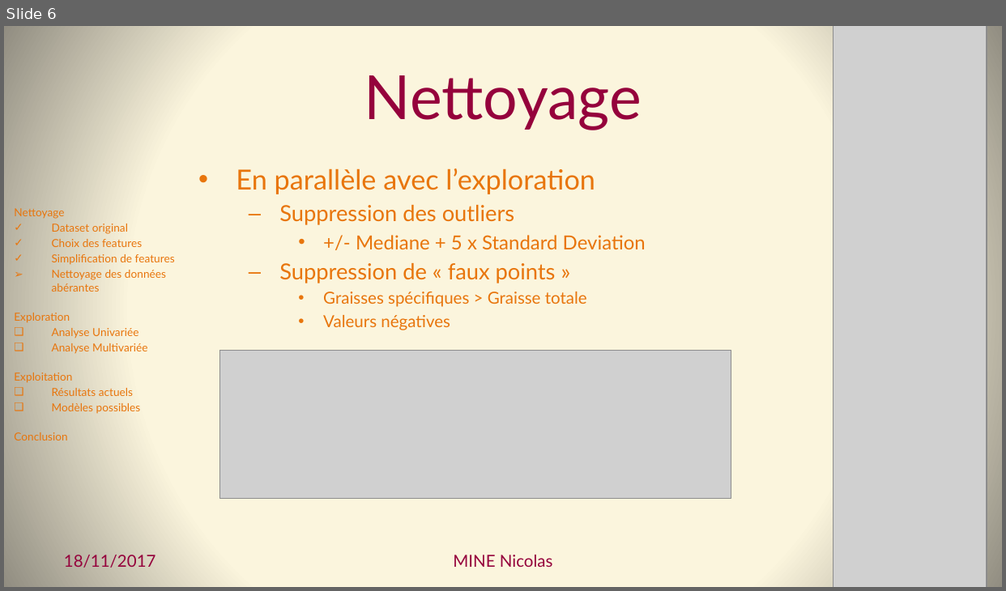
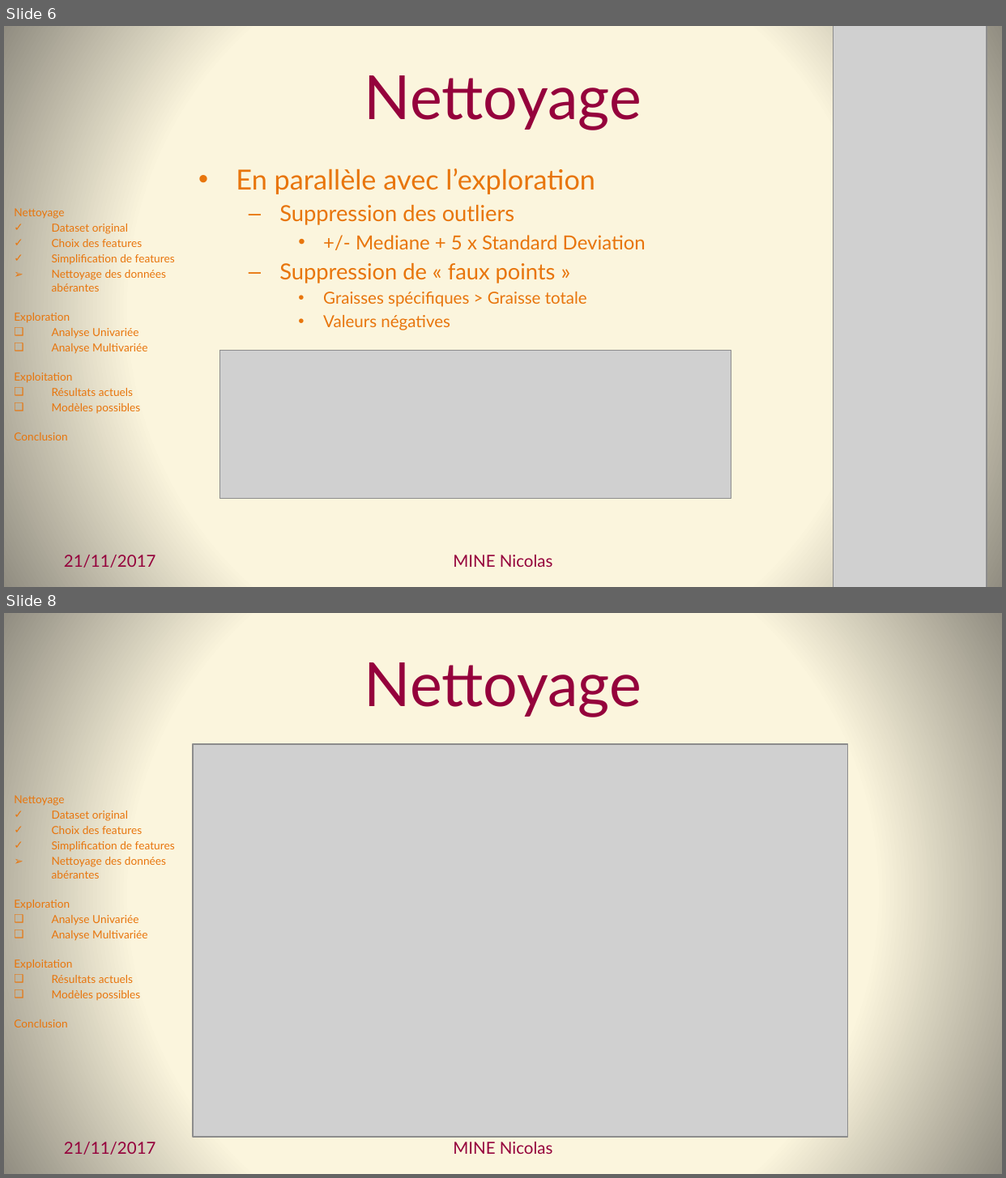
Before and after one commit to Coni63/OC_DS, a slide deck: Projet 2 - donnees nutritionnelles/Presentation-Projet_2.pptx. Shown one above the other, each under a label of ours: slide 6 before the commit, slides 6 and 8 after it; the slides between them are not shown. The pictures are 1006x591 and 1006x1178 pixels, drawn with LibreOffice and Linux fonts; fonts in the diff are those of the drawing; grey boxes stand for pictures. Boxes give left, top, right and bottom in pixels: in the first picture for what was removed or moved away, otherwise in the second. Text is boxed around its words. In the diff, an @@ line names an element or a change of style, - is before the commit and + after.

```diff
--- a/Projet 2 - donnees nutritionnelles/Presentation-Projet_2.pptx
+++ b/Projet 2 - donnees nutritionnelles/Presentation-Projet_2.pptx
@@ slide 8 added at (x1=4, y1=613, x2=1002, y2=1174), background gradient #FCF7DD to #918E81 @@
@@ title added at (x1=364, y1=662, x2=642, y2=717), 44 pt, text #95023C @@
+Nettoyage
@@ picture added at (x1=193, y1=745, x2=847, y2=1138) @@
@@ text added at (x1=14, y1=795, x2=175, y2=1001), 8 pt, text #E8750C @@
+Nettoyage
+✓ Dataset original
+✓ Choix des features
+✓ Simplification de features
+➢ Nettoyage des données abérantes
+Exploration
+❑ Analyse Univariée
+❑ Analyse Multivariée
+Exploitation
+❑ Résultats actuels
+❑ Modèles possibles
+Conclusion
@@ text added at (x1=64, y1=1142, x2=156, y2=1155), 12 pt, text #95023C @@
+21/11/2017
@@ text added at (x1=453, y1=1142, x2=553, y2=1154), 12 pt, text #95023C @@
+MINE Nicolas
@@ slide 6 changed as well @@
@@ text at (x1=64, y1=555, x2=156, y2=568): text changed @@
-18/11/2017
+21/11/2017
```
Also in this commit, not shown: 21 other slides changed, 3 other slides added, 5 other files.
